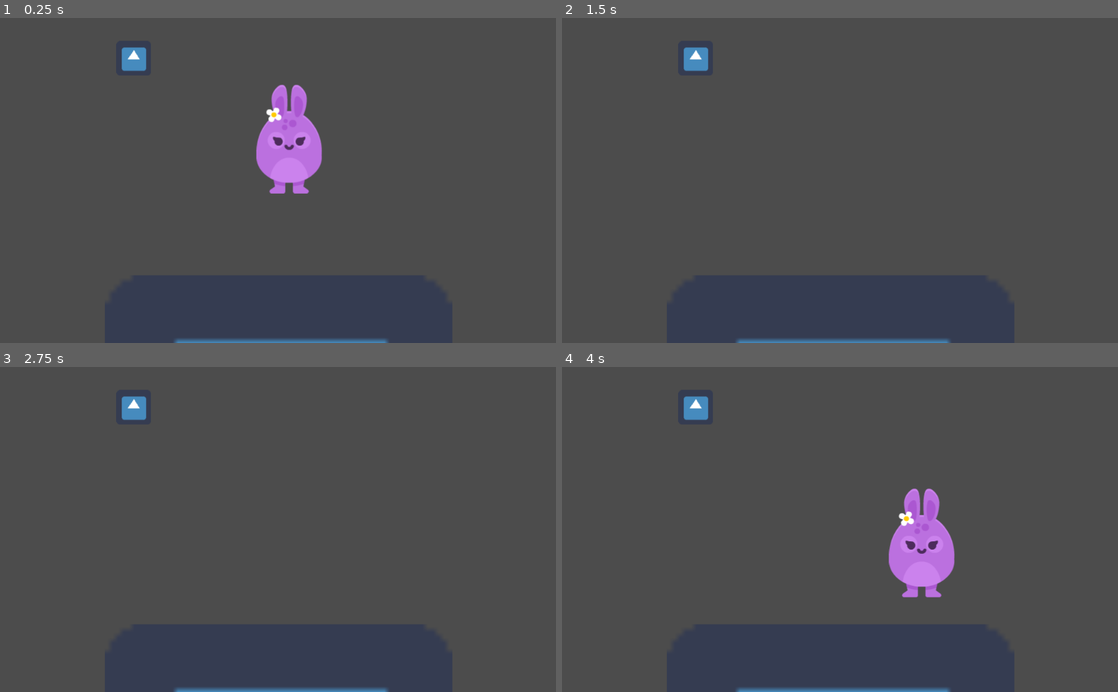
Above: before the commit, frames 1-4 (two rows, left to right).
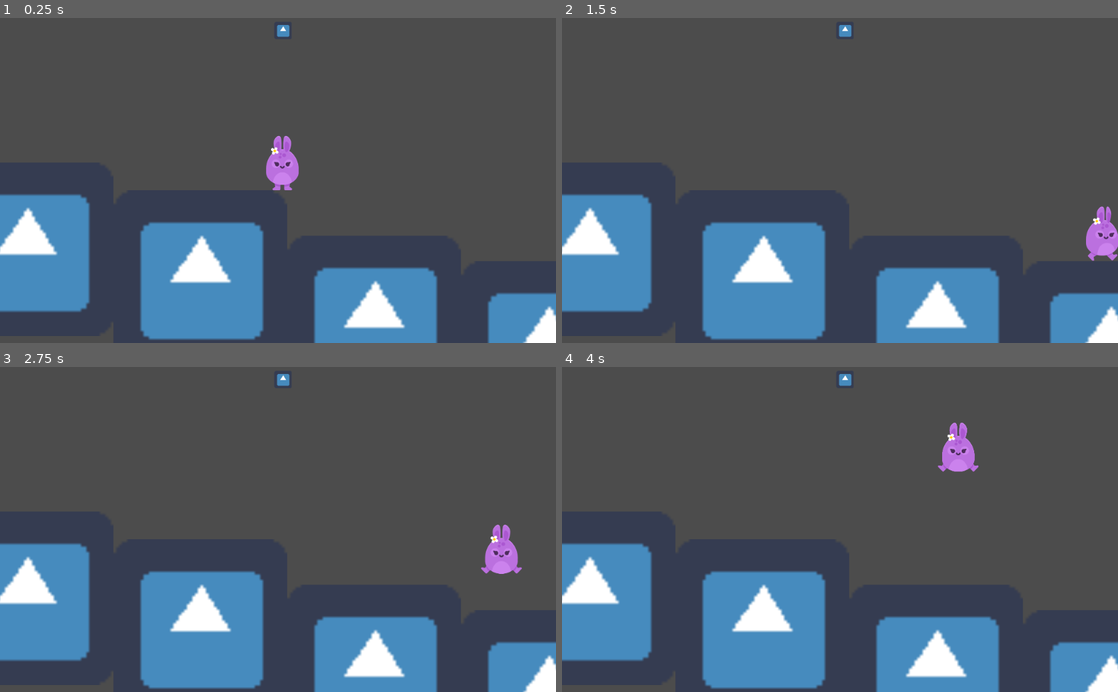
Above: after the commit, the same moments.

Repository: David-vz/Godot-Game01
Game: Godot game, scene res://Levels/Level1.tscn
Same seed, same stepped clock (60 frames per second), same inputs: the game is played once before the commit and once after it. The engine's default icon, where the game draws it, is replaced by a stand-in: a white triangle on a blue panel in a dark square.
Inputs:
- Up to frame 1 (0.25 s): no input
- Up to frame 2 (1.5 s): hold Space (jump) 0.53-1.28 s; hold D (right) from 0.53 s (still down); tap Space (jump) at 1.35 s
- Up to frame 3 (2.75 s): tap Space (jump) at 1.52, 1.82 s; tap Enter at 2 s; release D (right) at 2.03 s; hold A (left) from 2.03 s (still down); hold Space (jump) from 2.03 s (still down)
- Up to frame 4 (4 s): release A (left) at 2.78 s; release Space (jump) at 2.78 s; hold D (right) from 2.78 s (still down); tap Space (jump) at 2.85, 3.02, 3.32 s; tap R (debug_reset) at 3.5 s; hold Space (jump) from 3.53 s (still down)

The runs differ from the first frame. In frame 1, 24% of the frame differs, in the area x 0-100%, y 2-100%; in frame 2, 22%; in frame 3, 22%; in frame 4, 25%.

Commit message:
3.1-37: Initial Animation Setup
Initial Animation Setup

Diff:
--- a/Levels/Level1.tscn
+++ b/Levels/Level1.tscn
@@ -11,20 +11,69 @@
 [node name="Player" parent="." instance=ExtResource( 1 )]
 position = Vector2( 532.957, 123.166 )
 
-[node name="StaticBody2D" type="StaticBody2D" parent="."]
-position = Vector2( 512.955, 794.827 )
+[node name="DebugResetPoint" type="Sprite" parent="."]
+position = Vector2( 535.374, -282.312 )
+texture = ExtResource( 2 )
+
+[node name="Camera2D" type="Camera2D" parent="."]
+position = Vector2( 516.528, 271.497 )
+current = true
+zoom = Vector2( 2, 2 )
+
+[node name="Floors" type="Node" parent="."]
+
+[node name="Floor" type="StaticBody2D" parent="Floors"]
+position = Vector2( 231.068, 627.456 )
 __meta__ = {
 "_edit_group_": true
 }
 
-[node name="CollisionShape2D" type="CollisionShape2D" parent="StaticBody2D"]
+[node name="CollisionShape2D" type="CollisionShape2D" parent="Floors/Floor"]
 scale = Vector2( 10, 10 )
 shape = SubResource( 1 )
 
-[node name="Sprite" type="Sprite" parent="StaticBody2D"]
+[node name="Sprite" type="Sprite" parent="Floors/Floor"]
 scale = Vector2( 10, 10 )
 texture = ExtResource( 2 )
 
-[node name="DebugResetPoint" type="Sprite" parent="."]
-position = Vector2( 246.247, 74.4826 )
+[node name="Floor2" type="StaticBody2D" parent="Floors"]
+position = Vector2( -409.051, 524.685 )
+__meta__ = {
+"_edit_group_": true
+}
+
+[node name="CollisionShape2D" type="CollisionShape2D" parent="Floors/Floor2"]
+scale = Vector2( 10, 10 )
+shape = SubResource( 1 )
+
+[node name="Sprite" type="Sprite" parent="Floors/Floor2"]
+scale = Vector2( 10, 10 )
 texture = ExtResource( 2 )
+
+[node name="Floor3" type="StaticBody2D" parent="Floors"]
+position = Vector2( 871.187, 794.827 )
+__meta__ = {
+"_edit_group_": true
+}
+
+[node name="CollisionShape2D" type="CollisionShape2D" parent="Floors/Floor3"]
+scale = Vector2( 10, 10 )
+shape = SubResource( 1 )
+
+[node name="Sprite" type="Sprite" parent="Floors/Floor3"]
+scale = Vector2( 10, 10 )
+texture = ExtResource( 2 )
+
+[node name="Floor4" type="StaticBody2D" parent="Floors"]
+position = Vector2( 1511.31, 888.789 )
+__meta__ = {
+"_edit_group_": true
+}
+
+[node name="CollisionShape2D" type="CollisionShape2D" parent="Floors/Floor4"]
+scale = Vector2( 10, 10 )
+shape = SubResource( 1 )
+
+[node name="Sprite" type="Sprite" parent="Floors/Floor4"]
+scale = Vector2( 10, 10 )
+texture = ExtResource( 2 )
--- a/Player/Player.gd
+++ b/Player/Player.gd
@@ -5,6 +5,7 @@
 
 var motion = Vector2(0,0)
 var lastPressed
+var is_jumping
 
 # Godot doesn't know what 'up' is. This determines if something is a floor etc..
 const UP = Vector2(0,-1)
@@ -19,10 +20,12 @@
 func _physics_process(delta):
 	# world effects and interactions
 	apply_gravity()
+	animate()
 
 	# player actions
 	jump()
 	move()
+
 
 	#debug actions
 	reset_player()
@@ -44,7 +47,10 @@
 		set_position(debug_reset_position.get_position())
 
 func jump():
+	if is_on_floor():
+		is_jumping = false
 	if Input.is_action_pressed("jump") and is_on_floor():
+		is_jumping=true
 		motion.y -= JUMP_SPEED
 
 func move():
@@ -63,3 +69,18 @@
 		motion.x=SPEED
 	else:
 		motion.x=0
+
+func animate():
+	if is_jumping:
+		if motion.y>0:
+			$AnimatedSprite.play("jump_down")
+		else:
+			$AnimatedSprite.play("jump_up")
+	elif motion.x != 0:
+		if motion.x<0:
+			$AnimatedSprite.flip_h=true
+		else:
+			$AnimatedSprite.flip_h=false
+		$AnimatedSprite.play("walk")
+	else:
+		$AnimatedSprite.play("idle")
--- a/Player/Player.tscn
+++ b/Player/Player.tscn
@@ -1,11 +1,39 @@
-[gd_scene load_steps=4 format=2]
+[gd_scene load_steps=10 format=2]
 
 [ext_resource path="res://GFX/Players/bunny2_stand.png" type="Texture" id=1]
 [ext_resource path="res://Player/Player.gd" type="Script" id=2]
+[ext_resource path="res://GFX/Players/bunny2_walk2.png" type="Texture" id=3]
+[ext_resource path="res://GFX/Players/bunny2_jump.png" type="Texture" id=4]
+[ext_resource path="res://GFX/Players/bunny2_ready.png" type="Texture" id=5]
+[ext_resource path="res://GFX/Players/bunny2_walk1.png" type="Texture" id=6]
+[ext_resource path="res://GFX/Players/bunny2_jump_up.png" type="Texture" id=7]
 
 [sub_resource type="CapsuleShape2D" id=1]
 radius = 59.4112
 height = 83.599
+
+[sub_resource type="SpriteFrames" id=2]
+animations = [ {
+"frames": [ ExtResource( 5 ), ExtResource( 1 ) ],
+"loop": true,
+"name": "idle",
+"speed": 5.0
+}, {
+"frames": [ ExtResource( 7 ) ],
+"loop": true,
+"name": "jump_up",
+"speed": 5.0
+}, {
+"frames": [ ExtResource( 6 ), ExtResource( 3 ) ],
+"loop": true,
+"name": "walk",
+"speed": 5.0
+}, {
+"frames": [ ExtResource( 4 ) ],
+"loop": true,
+"name": "jump_down",
+"speed": 5.0
+} ]
 
 [node name="Player" type="KinematicBody2D"]
 position = Vector2( 541.549, 264.931 )
@@ -14,9 +42,11 @@
 "_edit_group_": true
 }
 
-[node name="Sprite" type="Sprite" parent="."]
-texture = ExtResource( 1 )
-
 [node name="CollisionShape2D" type="CollisionShape2D" parent="."]
 position = Vector2( 0.263535, -0.469666 )
 shape = SubResource( 1 )
+
+[node name="AnimatedSprite" type="AnimatedSprite" parent="."]
+frames = SubResource( 2 )
+animation = "jump_down"
+playing = true
--- a/project.godot
+++ b/project.godot
@@ -26,6 +26,7 @@
 "events": [ Object(InputEventKey,"resource_local_to_scene":false,"resource_name":"","device":0,"alt":false,"shift":false,"control":false,"meta":false,"command":false,"pressed":false,"scancode":65,"unicode":0,"echo":false,"script":null)
 , Object(InputEventKey,"resource_local_to_scene":false,"resource_name":"","device":0,"alt":false,"shift":false,"control":false,"meta":false,"command":false,"pressed":false,"scancode":16777231,"unicode":0,"echo":false,"script":null)
 , Object(InputEventJoypadButton,"resource_local_to_scene":false,"resource_name":"","device":0,"button_index":14,"pressure":0.0,"pressed":false,"script":null)
+, Object(InputEventJoypadMotion,"resource_local_to_scene":false,"resource_name":"","device":0,"axis":0,"axis_value":-1.0,"script":null)
  ]
 }
 right={
@@ -33,6 +34,7 @@
 "events": [ Object(InputEventKey,"resource_local_to_scene":false,"resource_name":"","device":0,"alt":false,"shift":false,"control":false,"meta":false,"command":false,"pressed":false,"scancode":68,"unicode":0,"echo":false,"script":null)
 , Object(InputEventKey,"resource_local_to_scene":false,"resource_name":"","device":0,"alt":false,"shift":false,"control":false,"meta":false,"command":false,"pressed":false,"scancode":16777233,"unicode":0,"echo":false,"script":null)
 , Object(InputEventJoypadButton,"resource_local_to_scene":false,"resource_name":"","device":0,"button_index":15,"pressure":0.0,"pressed":false,"script":null)
+, Object(InputEventJoypadMotion,"resource_local_to_scene":false,"resource_name":"","device":0,"axis":0,"axis_value":1.0,"script":null)
  ]
 }
 jump={
Binary file added: GFX/Players/bunny2_jump_up.png
Not shown, added: GFX/Players/bunny2_jump_up.png.import
